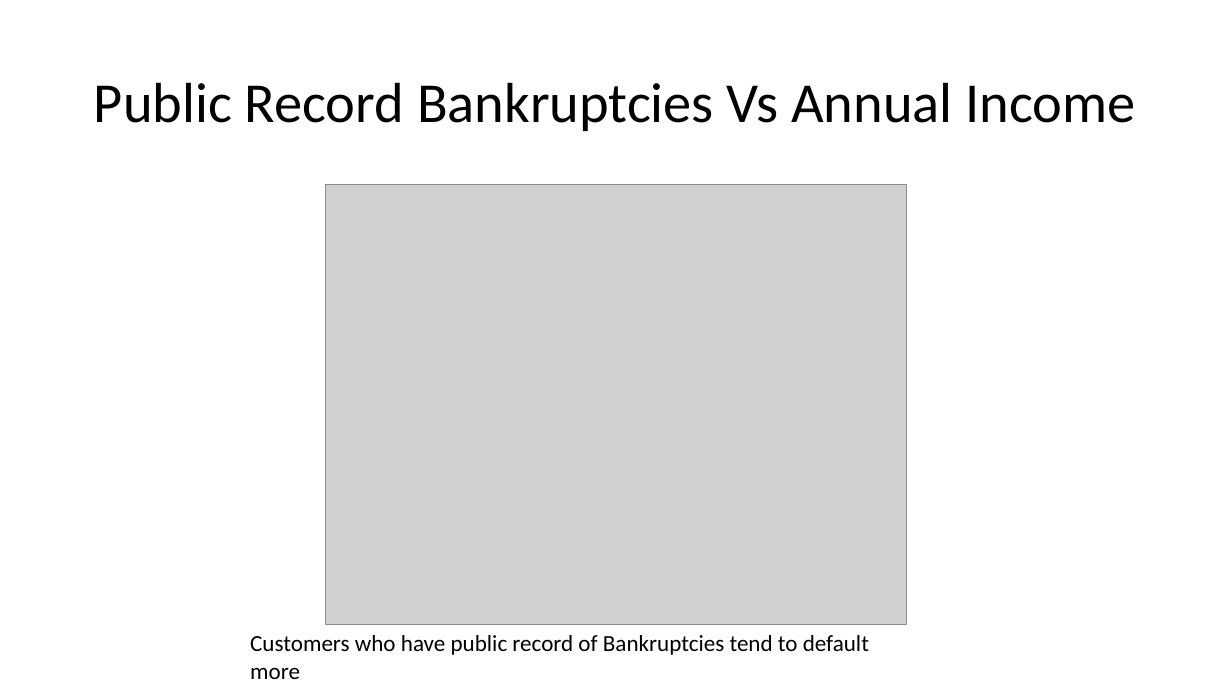
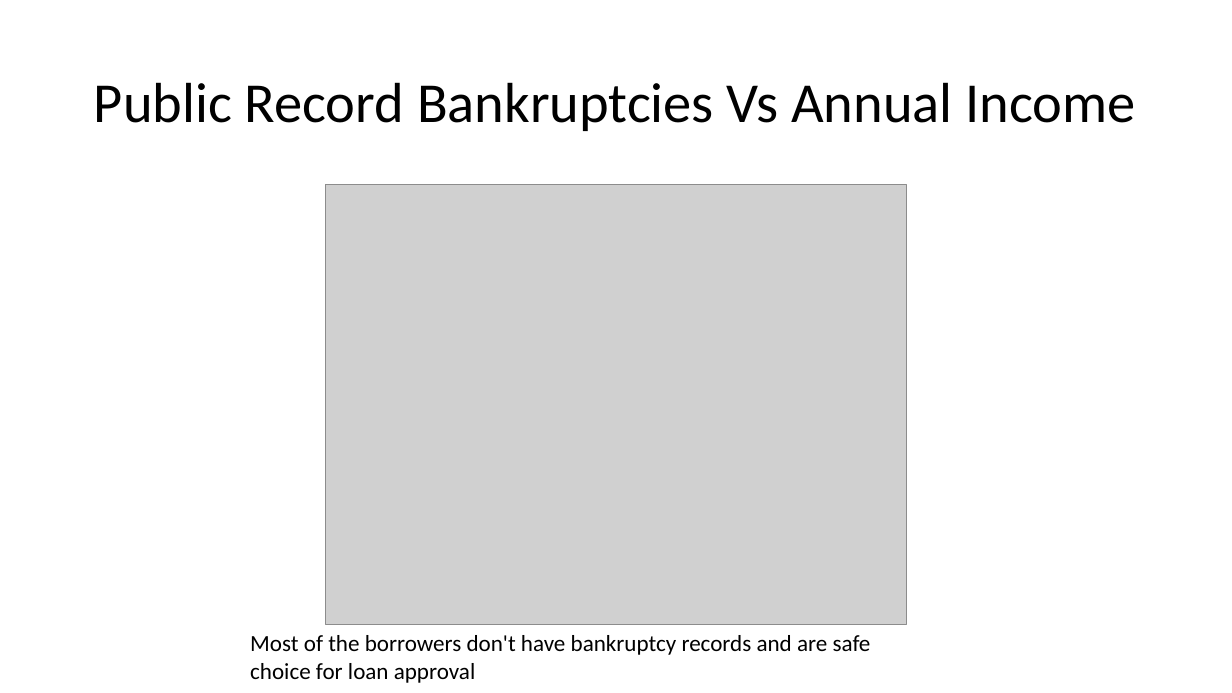
Before and after one commit to vjereme/Lending_Club_CaseStudy, a slide deck: slide 22 of Lending_Club_CaseStudy_Syed_Jereme.pptx. Drawn at 1232x693 pixels with LibreOffice and Linux fonts; fonts in the diff are those of the drawing; grey boxes stand for pictures. Boxes give left, top, right and bottom in pixels: in the first picture for what was removed or moved away, otherwise in the second. Text is boxed around its words. In the diff, an @@ line names an element or a change of style, - is before the commit and + after.

```diff
--- a/Lending_Club_CaseStudy_Syed_Jereme.pptx
+++ b/Lending_Club_CaseStudy_Syed_Jereme.pptx
@@ text at (250, 635, 871, 683): text changed @@
-Customers who have public record of Bankruptcies tend to default more
+Most of the borrowers don't have bankruptcy records and are safe choice for loan approval
```
Also in this commit, not shown: 2 slides added, 1 other file.
